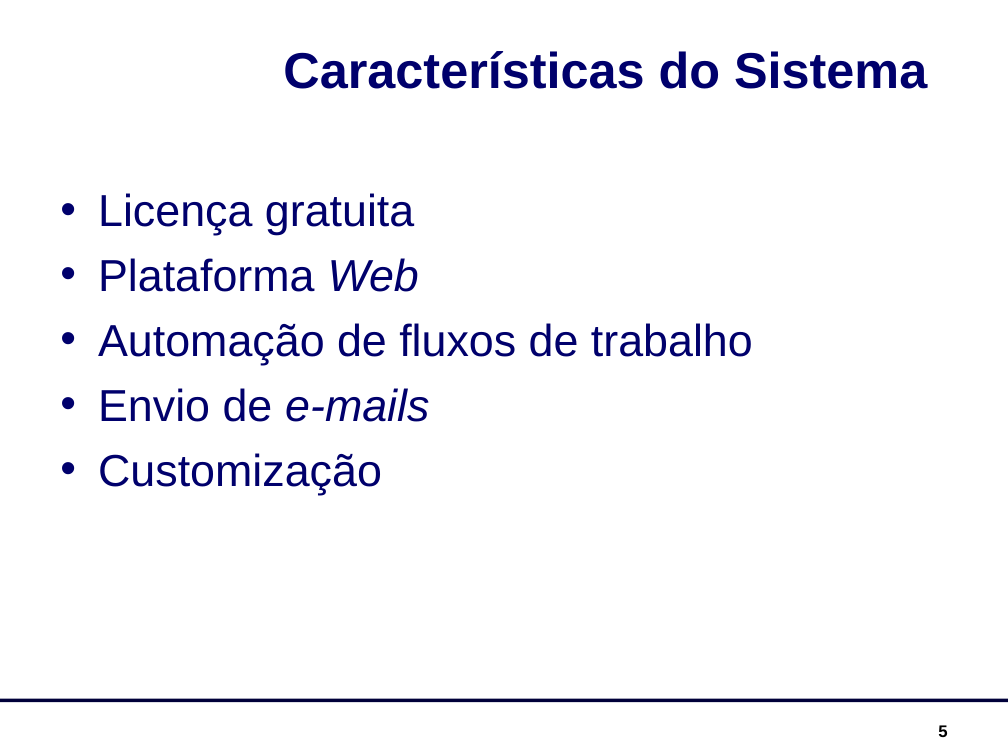
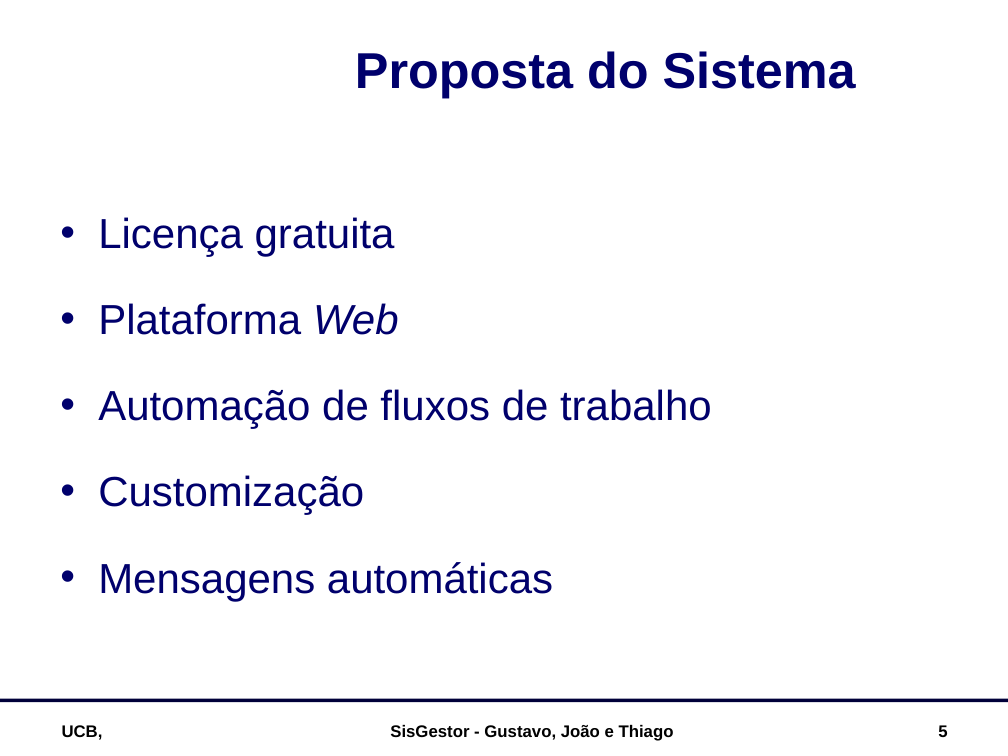
Before and after one commit to luciahsp/sisgestor, a slide deck: slide 5 of documentacao/SisGestor_Apresentação.ppt. Drawn at 1008x756 pixels with LibreOffice and Linux fonts; fonts in the diff are those of the drawing; background and template pictures are left out. Boxes give left, top, right and bottom in pixels: in the first picture for what was removed or moved away, otherwise in the second. Text is boxed around its words. In the diff, an @@ line names an element or a change of style, - is before the commit and + after.

```diff
--- a/documentacao/SisGestor_Apresentação.ppt
+++ b/documentacao/SisGestor_Apresentação.ppt
@@ title at box(355, 51, 856, 98): text changed @@
-Características do Sistema
+Proposta do Sistema
@@ text at box(98, 217, 712, 515): size 32 to 30 pt in "Licença gratuita", "Plataforma Web", "Automação de fluxos de trabalho", "Customização"; line spacing 1 to 1.5 @@
@@ text at box(98, 388, 429, 422): paragraph removed @@
-• Envio de e-mails
@@ text at box(98, 562, 553, 601): paragraph added @@
+• Mensagens automáticas
@@ text added at box(62, 725, 103, 740), 12 pt, text #000000, bold @@
+UCB,
@@ text added at box(390, 725, 674, 741), 12 pt, text #000000, bold @@
+SisGestor - Gustavo, João e Thiago
```
Also in this commit, not shown: 6 other slides changed, 3 slides added, 3 slides removed, 1 other file.
